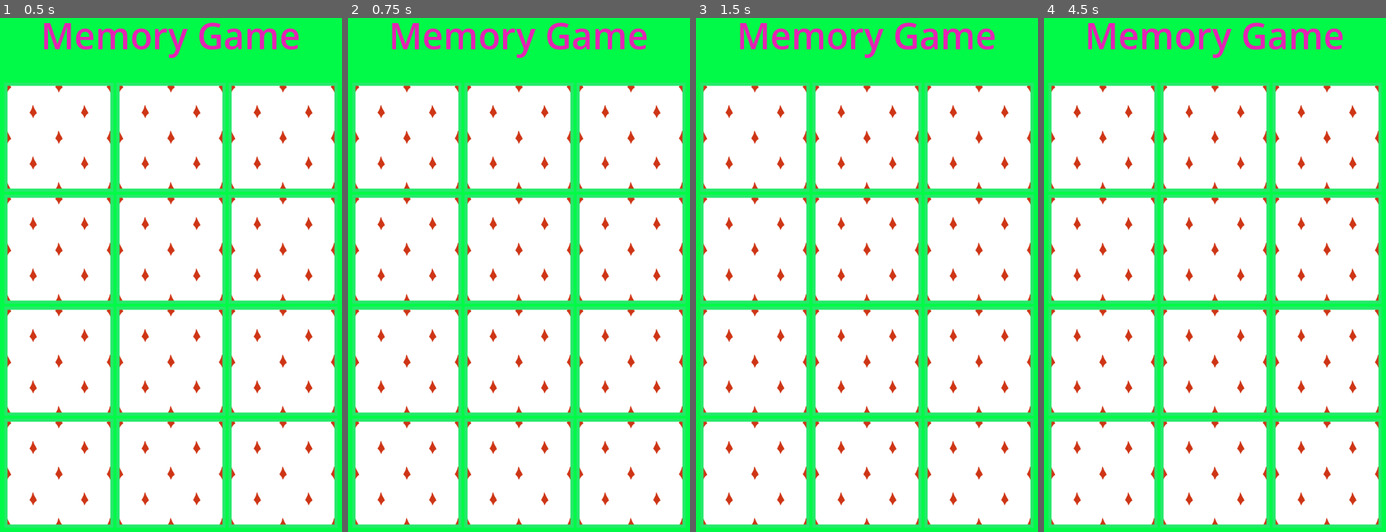
Above: before the commit, frames 1-4 (left to right).
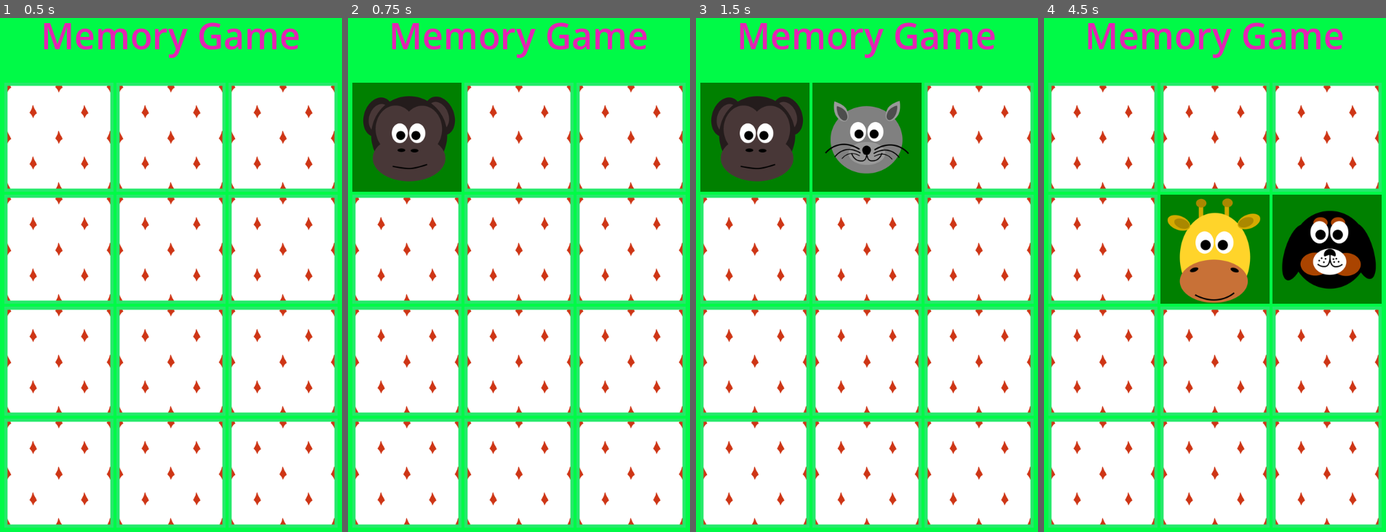
Above: after the commit, the same moments.

Repository: roderickvella/DGD61AMemoryGame_
Game: Godot game, scene res://main/main.tscn
Same seed, same stepped clock (60 frames per second), same inputs: the game is played once before the commit and once after it.
Inputs (mouse positions are in pixels of both pictures, inside the frame that each line leads up to):
- Up to frame 1 (0.5 s): no input
- Up to frame 2 (0.75 s): click (406, 136) at 0.5 s
- Up to frame 3 (1.5 s): click (867, 136) at 1.27 s
- Up to frame 4 (4.5 s): click (1327, 136) at 2.02 s; click (1102, 249) at 2.77 s; click (1215, 249) at 3.52 s; click (1327, 249) at 4.27 s

Frame 1 is identical in both runs. In frame 2, 6.6% of the frame differs, in the area x 1-34%, y 12-34%; in frame 3, 13%, in the area x 1-66%, y 12-34%; in frame 4, 13%.

Commit message:
Lesson3

Diff:
--- a/card/card.gd
+++ b/card/card.gd
@@ -5,6 +5,8 @@
 var back_texture: Texture #texture for the back side
 var is_flipped = false #flag to check if the card is flipped
 var is_clickable =true #flag to control if the card can be clicked
+
+signal card_flipped #signal emitted when teh card is flipped
 
 # Called when the node enters the scene tree for the first time.
 func _ready():
@@ -27,4 +29,7 @@
 
 
 func _on_pressed():
-	print_debug("pressed card")
+	print_debug("broadcast signal to interested parties")
+	if(is_clickable):
+		emit_signal("card_flipped",self) #emit the signal indicating that this card
+		#has been flipped
--- a/main/main.gd
+++ b/main/main.gd
@@ -15,6 +15,50 @@
 # Called when the node enters the scene tree for the first time.
 func _ready():
 	create_cards()
+	#connect the 'card_flipped' signal from each card to a handler function
+	for card in grid.get_children():
+		card.card_flipped.connect(_on_card_flipped)
+
+func _on_card_flipped(card)	:
+	if not can_flip: #if flipping is not allowed, return immediately
+		return
+	card.flip_card()
+	flipped_cards.append(card) #add the flipped card to the list
+
+	if(flipped_cards.size() == 2): #if two cards are flipped check for a match
+		can_flip =false
+		check_match()
+
+func check_match():
+	#this delay is done so that the user can see the flipped cards before
+	#unflipping again
+	await get_tree().create_timer(0.2).timeout #wait for 0.2 seconds
+
+	if(flipped_cards[0].card_type == flipped_cards[1].card_type):
+		print_debug("we've got a match")
+		match_count +=1
+		flipped_cards[0].is_clickable = false
+		flipped_cards[1].is_clickable =false
+
+		if(check_win()):
+			label.text = "You Won!"
+
+	else:
+		print("no match between cards")
+		flipped_cards[0].flip_card()
+		flipped_cards[1].flip_card()
+		flipped_cards[0].is_clickable =true
+		flipped_cards[1].is_clickable =true
+
+	flipped_cards.clear() #clear the list of flipped cards (so that player
+	#can continue playing)
+	can_flip =true #user is allowed to continue playing the game
+
+
+func check_win():
+	#return true if all pairs are matched
+	return (match_count == card_scenes_list.size()/2)
+
 
 func create_cards():
 	#load back texture
